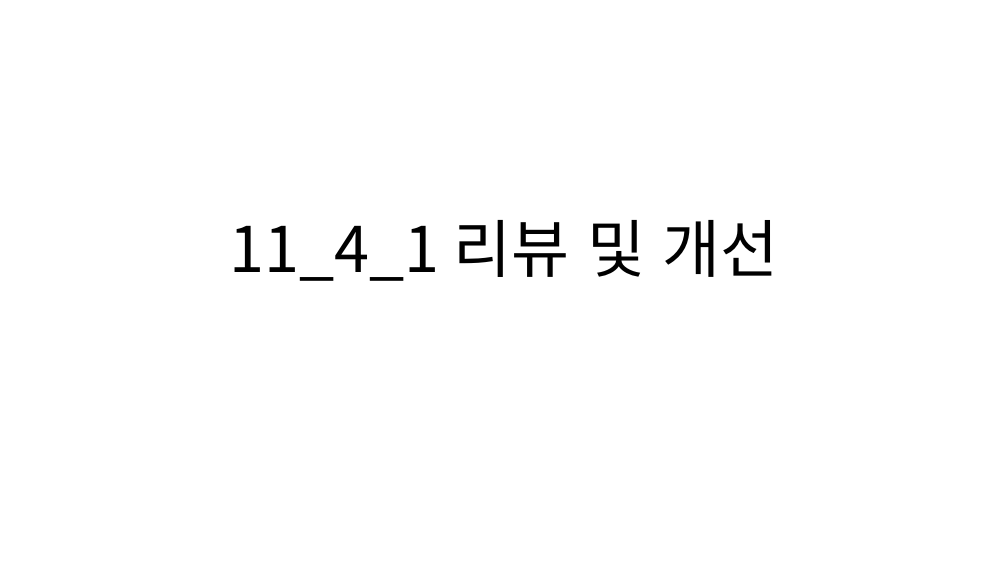
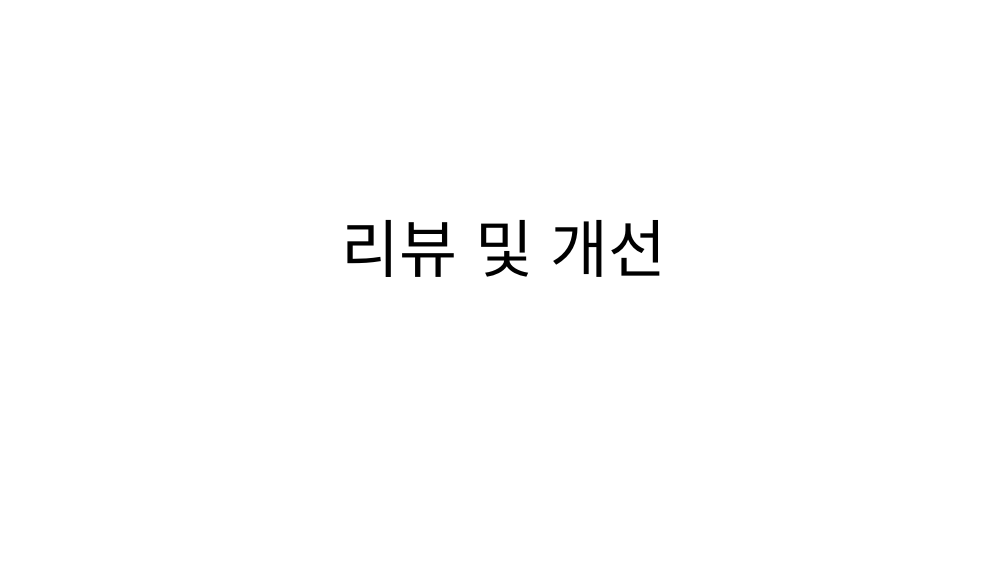
Before and after one commit to Mr-Forger/GP, a slide deck: slide 1 of 231011/11_4_1 리뷰 및 개선 2.pptx. Drawn at 1008x567 pixels with LibreOffice and Linux fonts; fonts in the diff are those of the drawing. Boxes give left, top, right and bottom in pixels: in the first picture for what was removed or moved away, otherwise in the second. Text is boxed around its words. In the diff, an @@ line names an element or a change of style, - is before the commit and + after.

```diff
--- a/231011/11_4_1 리뷰 및 개선 2.pptx
+++ b/231011/11_4_1 리뷰 및 개선 2.pptx
@@ title at (341, 220, 667, 277): text changed @@
-11_4_1 리뷰 및 개선
+리뷰 및 개선
```
Also in this commit, not shown: 1 other slide changed, 1 slide added, 1 other file.
